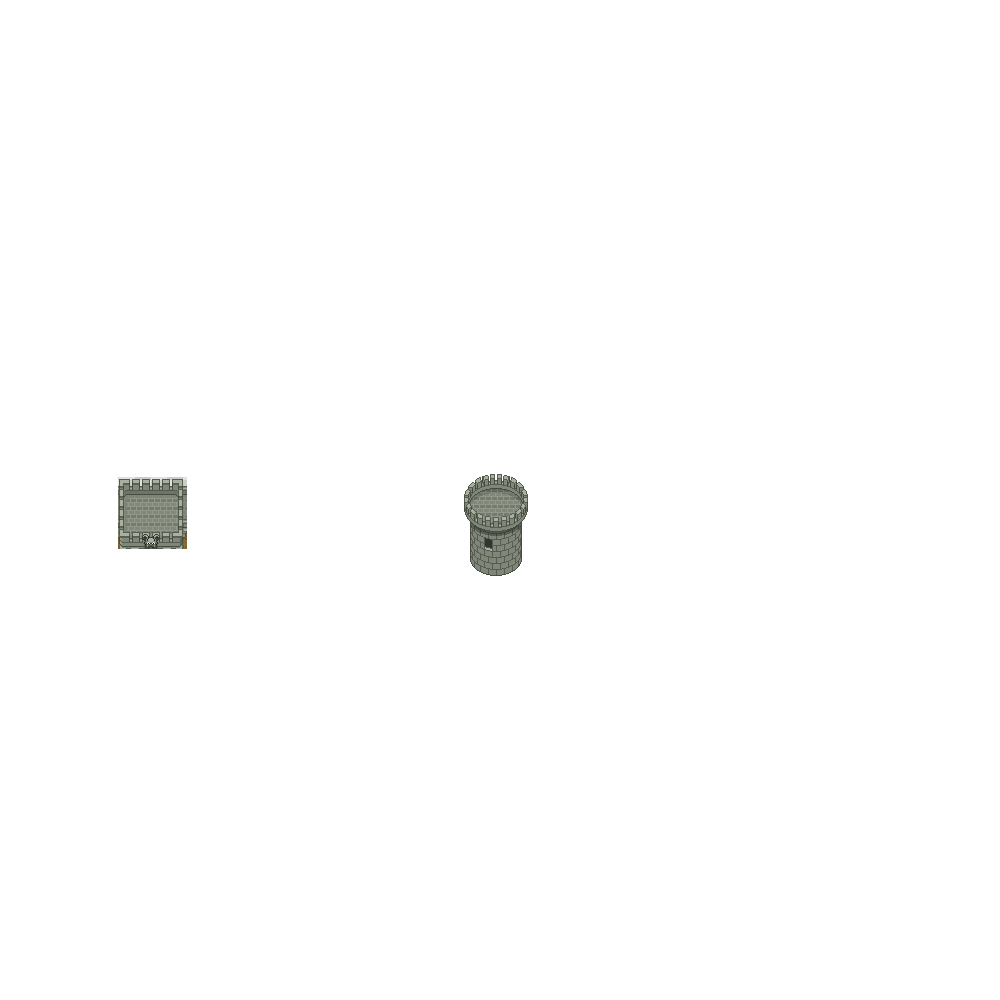
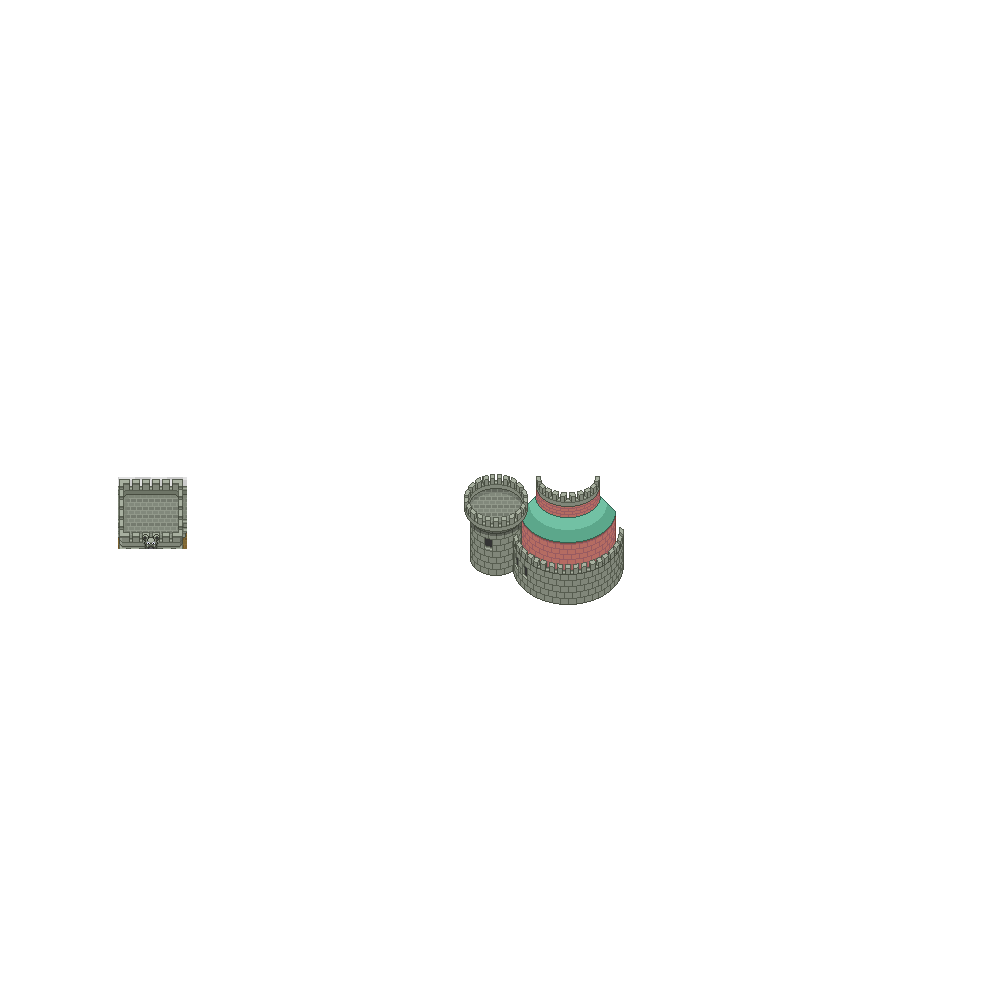
Before/after of a 1000 × 1000 layered artwork. What changed in the layer stack:
painted on "sombras overhang" over (x1=515, y1=516, x2=616, y2=568)
added layer "Capa pegada #1" above "Capa pegada" over (x1=485, y1=476, x2=624, y2=605)
painted on "Capa pegada" over (x1=485, y1=476, x2=612, y2=576)
added layer "sombras overhang #1" over (x1=520, y1=482, x2=616, y2=595)
